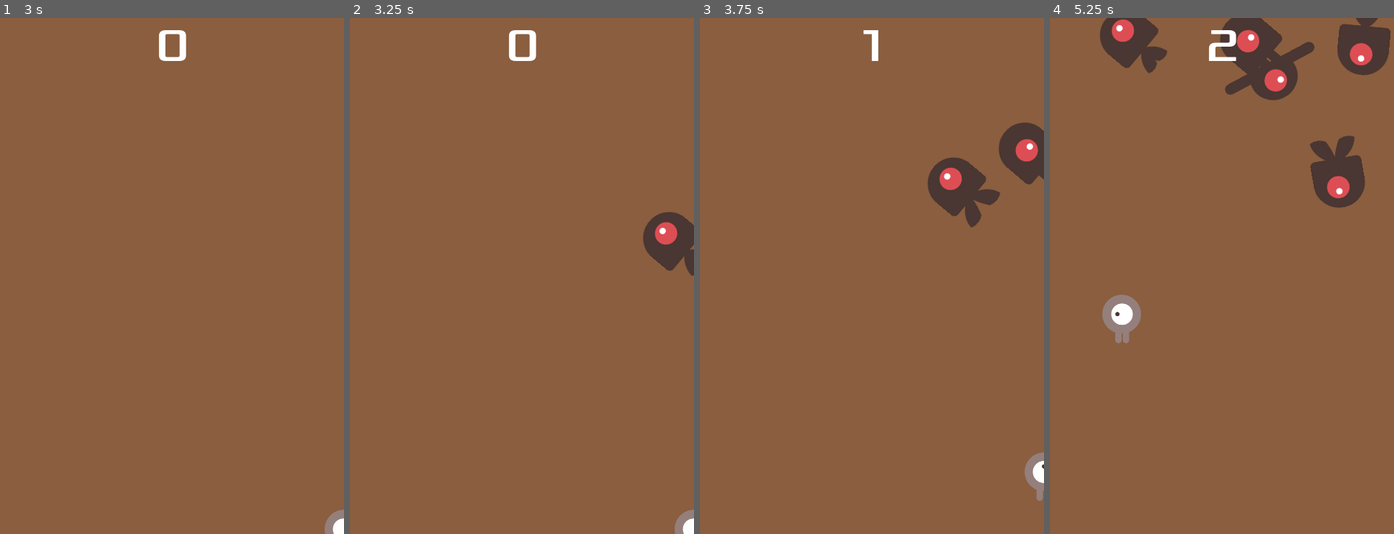
Above: before the commit, frames 1-4 (left to right).
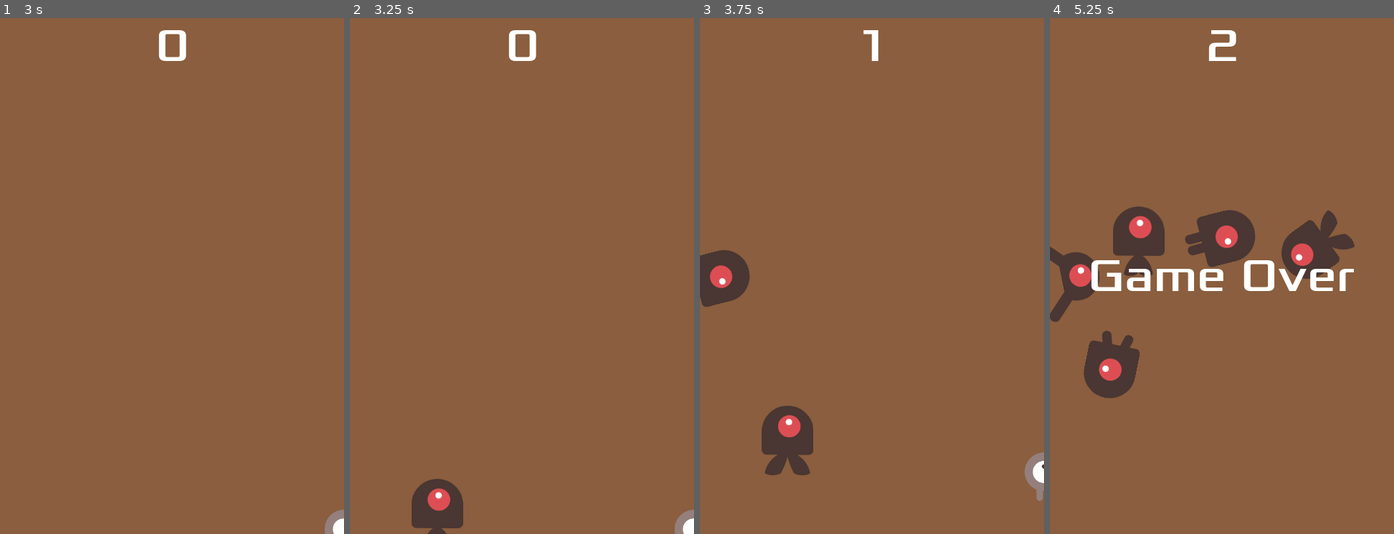
Above: after the commit, the same moments.

Repository: Cetroizel/dodge-the-creeps
Game: Godot game, scene res://main/main.tscn
Same seed, same stepped clock (60 frames per second), same inputs: the game is played once before the commit and once after it.
Inputs:
- Up to frame 1 (3 s): click "Start" at 0.5 s; tap Enter at 1.25 s; hold Right (move_right) 1.28-2.03 s; hold Down (move_down) 2.03-2.78 s; hold Right (move_right) from 2.78 s (still down)
- Up to frame 2 (3.25 s): keep holding Right (move_right)
- Up to frame 3 (3.75 s): release Right (move_right) at 3.53 s; hold Up (move_up) from 3.53 s (still down)
- Up to frame 4 (5.25 s): release Up (move_up) at 4.28 s; hold Left (move_left) from 4.28 s (still down)

Frame 1 is identical in both runs. In frame 2, 2.7% of the frame differs, in the area x 17-100%, y 37-100%; in frame 3, 5.8%; in frame 4, 16%, in the area x 0-100%, y 0-74%.

Commit message:
feat: MobSpawner, la Factory (etape 1.2)
Closes #4

Diff:
--- a/main/main.gd
+++ b/main/main.gd
@@ -1,11 +1,10 @@
 extends Node
 
-@export var mob_scene: PackedScene
-@export var mob_types: Array[MobType] = []
+@export var spawner: MobSpawner
 var score: int
 
 func _ready() -> void:
-	assert(not mob_types.is_empty(), "renseigner mob_types dans l'inspecteur de Main")
+	assert(spawner != null, "brancher le noeud MobSpawner dans l'inspecteur de Main")
 
 # Called every frame. 'delta' is the elapsed time since the previous frame.
 func _process(_delta: float) -> void:
@@ -29,31 +28,8 @@
 	$Music.play()
 
 func _on_mob_timer_timeout() -> void:
-	# Create a new instance of the Mob scene.
-	var mob: Mob = mob_scene.instantiate() as Mob
-	var type: MobType = mob_types.pick_random()
-	mob.setup(type)
-
-	# Choose a random location on Path2D.
-	var mob_spawn_location: PathFollow2D = $MobPath/MobSpawnLocation
-	mob_spawn_location.progress_ratio = randf()
-
-	# Set the mob's position to the random location.
-	mob.position = mob_spawn_location.position
-
-	# Set the mob's direction perpendicular to the path direction.
-	var direction: float = mob_spawn_location.rotation + PI / 2
-
-	# Add some randomness to the direction.
-	direction += randf_range(-PI / 4, PI / 4)
-	mob.rotation = direction
-
-	# Choose the velocity for the mob.
-	var velocity: Vector2 = Vector2(randf_range(type.speed_min, type.speed_max), 0.0)
-	mob.linear_velocity = velocity.rotated(direction)
-
-	# Spawn the mob by adding it to the Main scene.
-	add_child(mob)
+	var spawn_location: PathFollow2D = $MobPath/MobSpawnLocation
+	spawner.spawn_at(spawn_location)
 
 func _on_score_timer_timeout() -> void:
 	score += 1
--- a/main/main.tscn
+++ b/main/main.tscn
@@ -10,6 +10,7 @@
 [ext_resource type="Resource" uid="uid://bjaupakk0ybdy" path="res://mob/types/fast.tres" id="4_fwcvl"]
 [ext_resource type="Resource" uid="uid://i5345ktfakry" path="res://mob/types/fly.tres" id="5_na0o7"]
 [ext_resource type="Resource" uid="uid://cyuxkvhehh76g" path="res://mob/types/swim.tres" id="6_73k8k"]
+[ext_resource type="Script" uid="uid://8s0mefo7rif" path="res://mob/mob_spawner.gd" id="6_fwcvl"]
 [ext_resource type="Resource" uid="uid://81hm6mkcg5mr" path="res://mob/types/walk.tres" id="7_5xyti"]
 
 [sub_resource type="Curve2D" id="Curve2D_h2yge"]
@@ -18,10 +19,9 @@
 }
 point_count = 5
 
-[node name="Main" type="Node" unique_id=1514048407]
+[node name="Main" type="Node" unique_id=1514048407 node_paths=PackedStringArray("spawner")]
 script = ExtResource("1_0xm2m")
-mob_scene = ExtResource("2_h2yge")
-mob_types = Array[ExtResource("3_bsumw")]([ExtResource("4_fwcvl"), ExtResource("5_na0o7"), ExtResource("6_73k8k"), ExtResource("7_5xyti")])
+spawner = NodePath("MobSpawner")
 
 [node name="ColorRect" type="ColorRect" parent="." unique_id=1429997337]
 anchors_preset = 15
@@ -58,6 +58,11 @@
 
 [node name="HUD" parent="." unique_id=1577442158 instance=ExtResource("4_1bvp3")]
 
+[node name="MobSpawner" type="Node" parent="." unique_id=501803016]
+script = ExtResource("6_fwcvl")
+mob_scene = ExtResource("2_h2yge")
+available_types = Array[ExtResource("3_bsumw")]([ExtResource("4_fwcvl"), ExtResource("5_na0o7"), ExtResource("6_73k8k"), ExtResource("7_5xyti")])
+
 [connection signal="hit" from="Player" to="." method="game_over"]
 [connection signal="timeout" from="MobTimer" to="." method="_on_mob_timer_timeout"]
 [connection signal="timeout" from="ScoreTimer" to="." method="_on_score_timer_timeout"]
--- /dev/null
+++ b/mob/mob_spawner.gd
@@ -0,0 +1,29 @@
+class_name MobSpawner
+extends Node
+## Factory : assemble un Mob complet a partir d'un MobType tire au hasard, et
+## l'ajoute LUI-MEME a l'arbre. L'appelant ne sait pas si le mob est neuf ou
+## recycle : c'est ce qui permettra le pool de l'etape 6.1 sans toucher main.gd.
+
+@export var mob_scene: PackedScene
+@export var available_types: Array[MobType] = []
+
+func _ready() -> void:
+	assert(mob_scene != null, "renseigner mob_scene dans l'inspecteur de MobSpawner")
+	assert(not available_types.is_empty(), "renseigner available_types dans l'inspecteur de MobSpawner")
+
+func spawn_at(spawn_point: PathFollow2D) -> Mob:
+	var type: MobType = available_types.pick_random()
+	var mob: Mob = mob_scene.instantiate() as Mob
+	mob.setup(type)
+
+	# Position au hasard sur le chemin, direction perpendiculaire a celui-ci
+	# avec un peu de hasard, vitesse tiree dans la plage du type.
+	spawn_point.progress_ratio = randf()
+	mob.position = spawn_point.position
+	var direction: float = spawn_point.rotation + PI / 2 + randf_range(-PI / 4, PI / 4)
+	mob.rotation = direction
+	var speed: float = randf_range(type.speed_min, type.speed_max)
+	mob.linear_velocity = Vector2(speed, 0.0).rotated(direction)
+
+	add_child(mob)
+	return mob
Not shown, added: mob/mob_spawner.gd.uid
